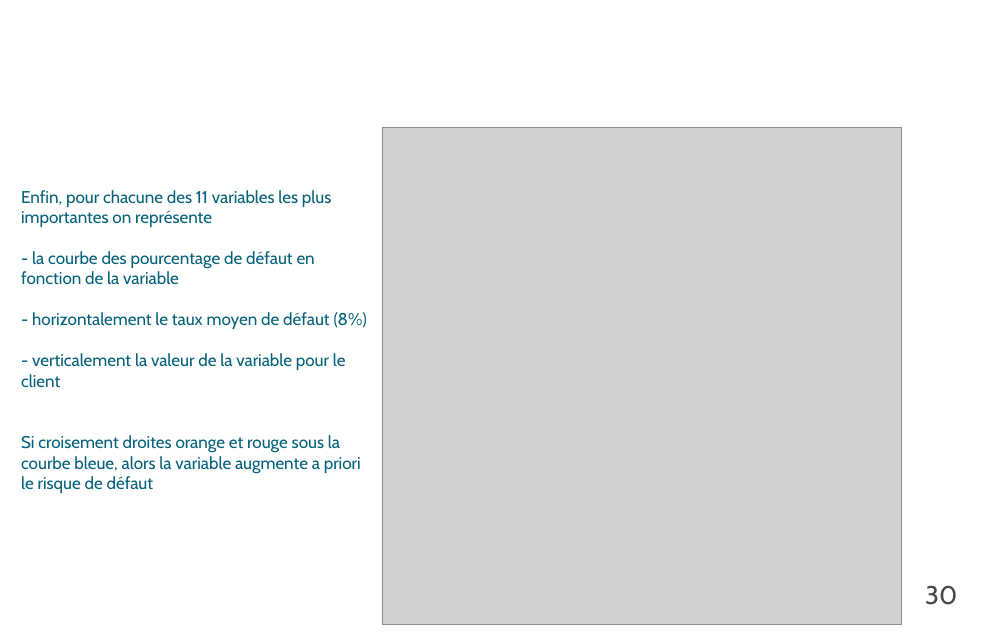
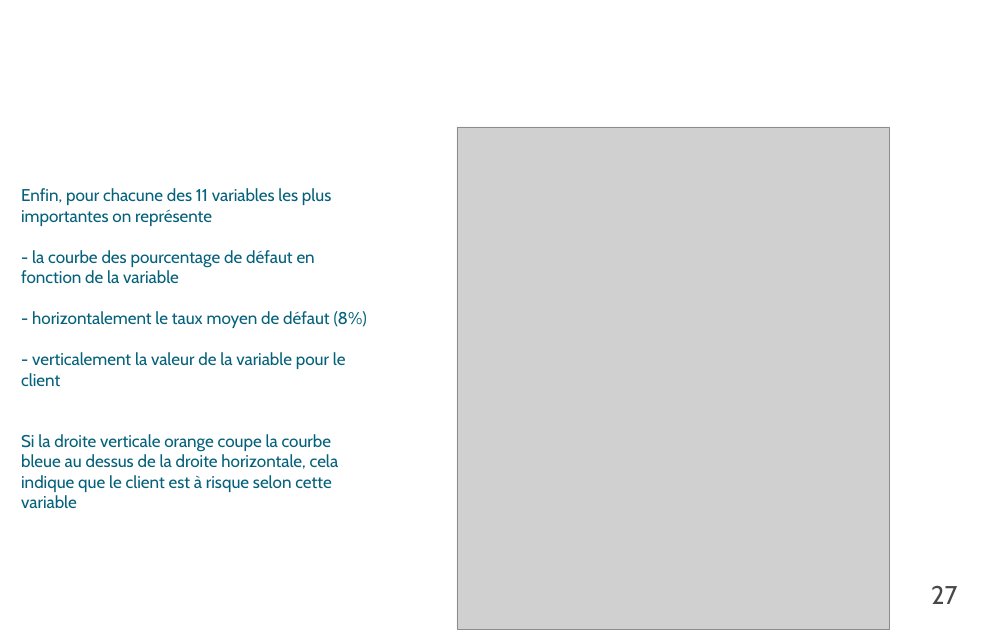
Before and after one commit to pyb-data/credit_scoring, a slide deck: slide 27 of P_07_Presentation.odp (slide 30 before the commit). Drawn at 1008x635 pixels with LibreOffice and Linux fonts; fonts in the diff are those of the drawing; grey boxes stand for pictures; background and template pictures are left out. Boxes give left, top, right and bottom in pixels: in the first picture for what was removed or moved away, otherwise in the second. Text is boxed around its words. In the diff, an @@ line names an element or a change of style, - is before the commit and + after.

```diff
--- a/P_07_Presentation.odp
+++ b/P_07_Presentation.odp
@@ picture: place and size @@
-picture at [382,127,901,624]
+picture at [457,127,890,629]
@@ text at [21,434,339,508]: text changed @@
-Si croisement droites orange et rouge sous la courbe bleue, alors la variable augmente a priori le risque de défaut
+Si la droite verticale orange coupe la courbe bleue au dessus de la droite horizontale, cela indique que le client est à risque selon cette variable
@@ page number at [931,585,957,604]: text changed @@
-30
+27
```
Also in this commit, not shown: 16 other slides changed, 3 slides added, 3 slides removed, 1 other file.
